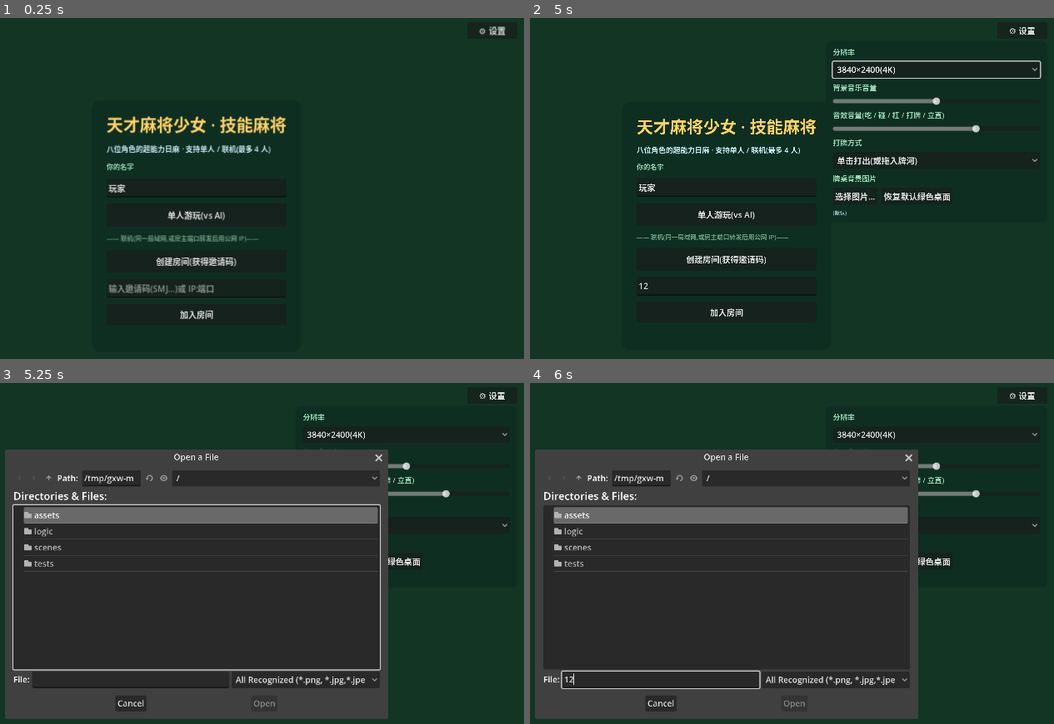
Above: before the commit, frames 1-4 (two rows, left to right).
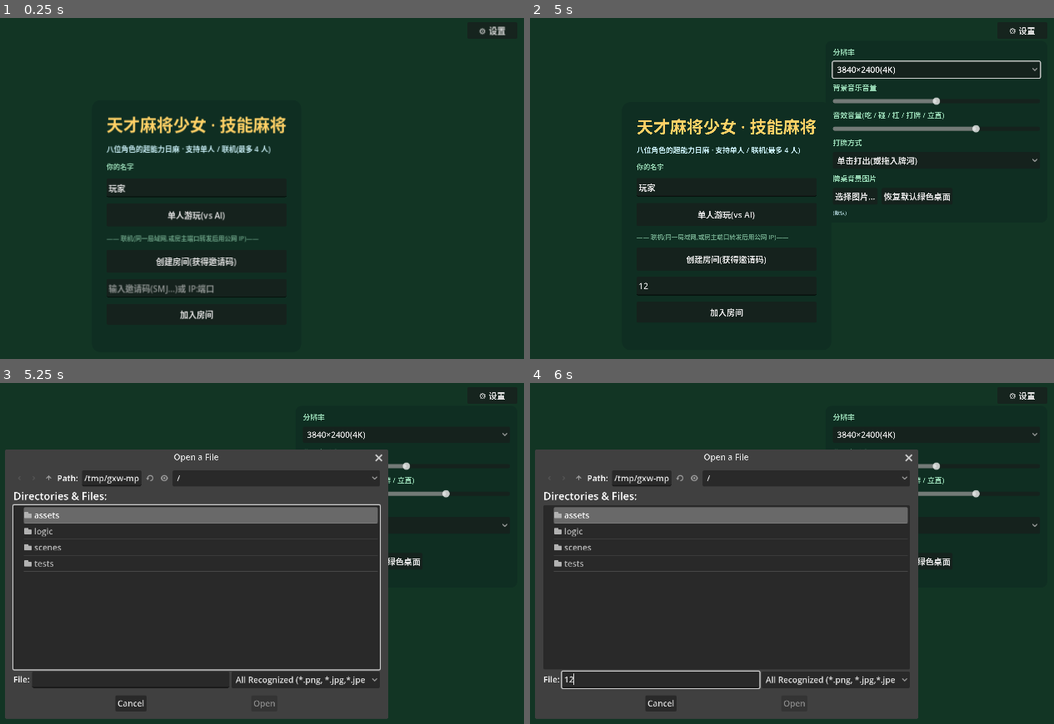
Above: after the commit, the same moments.

Repository: yfh349958021/saki-mahjong-godot
Game: Godot game, scene res://scenes/main.tscn
Same seed, same stepped clock (60 frames per second), same inputs: the game is played once before the commit and once after it.
Inputs (mouse positions are in pixels of both pictures, inside the frame that each line leads up to):
- Up to frame 1 (0.25 s): no input
- Up to frame 2 (5 s): click (729, 287) at 0.52 s; type "12" at 0.6 s; click "⚙ 设置" at 1.25 s; click "1280×800" at 2 s; click "单击打出(或拖入牌河)" at 2.75 s; click "3840×2400(4K)" at 3.5 s; click "单击打出(或拖入牌河)" at 4.25 s
- Up to frame 3 (5.25 s): click "选择图片…" at 5 s
- Up to frame 4 (6 s): click (661, 679) at 5.77 s; type "12" at 5.85 s

Frames 1-2 are identical in both runs. In frame 3, less than 0.1% of the frame differs, in the area x 25-35%, y 27-30%; in frame 4, less than 0.1%.

Commit message:
修复:其他家鸣牌副露不显示
- 根因:_layout_seat 残留旧版副露容器坐标(如右家 1150,430),
  与鸣牌渲染的新坐标叠加后整体被推出屏幕外(2302,526)
- 修复:_layout_seat 仅归零牌河容器,鸣牌位置统一由 _refresh_melds 按各家视角设置
- 新增 tests/meld_display_smoke.gd:碰/吃/明杠后副露控件渲染与位置断言

Diff:
--- a/main.gd
+++ b/main.gd
@@ -297,18 +297,8 @@
 
 ## 摆放某一方位的牌河/牌墙/副露/手牌。
 func _layout_seat(seat: int) -> void:
-	match SEAT_POS[seat]:
-		"bottom":
-			_river_grids[seat].position = Vector2(700, 560)
-			_meld_boxes[seat].position = Vector2(150, 716)
-		"right":
-			_river_grids[seat].position = Vector2(940, 300)
-			_meld_boxes[seat].position = Vector2(1150, 430)
-		"top":
-			_river_grids[seat].position = Vector2(560, 150)
-			_meld_boxes[seat].position = Vector2(920, 20)
-		"left":
-			_river_grids[seat].position = Vector2(190, 300)
+	# 牌河容器归零(子节点用全局坐标);鸣牌位置在 _refresh_melds 中设置
+	_river_grids[seat].position = Vector2.ZERO
 
 
 ## 座位徽章:风位 + 名字 + 分数 + 立直棒。
--- /dev/null
+++ b/tests/meld_display_smoke.gd
@@ -0,0 +1,35 @@
+extends SceneTree
+## 鸣牌副露显示测试:直接驱动碰/吃,验证副露控件渲染与位置。
+
+var main
+
+
+func _initialize() -> void:
+	main = load("res://main.gd").new()
+	root.add_child(main)
+	main._picked_skill = "saki"
+	main._start_game()
+	var table: MTable = main.table
+	# AI(座位1)碰 白
+	table.last_discard = {"seat": 0, "tile_id": MTile.parse("白")[0], "kind": MTile.HAKU}
+	table._do_pon(table.players[1])
+	main._refresh()
+	var b1: Control = main._meld_boxes[1]
+	print("[m1] 座位1碰后 melds=", table.players[1].melds.size(), " 控件=", b1.get_child_count(), " 位置=", b1.get_child(0).get_global_rect().position if b1.get_child_count() > 0 else "无")
+	# 上家(座位3)吃 一筒二筒三筒 中的 3m
+	table.last_discard = {"seat": 0, "tile_id": MTile.parse("3m")[0], "kind": 2}
+	table.players[3].hand = MTile.parse("1m2m456p789s白白")
+	table._do_chi(table.players[3], {"called": 2, "tiles": [MTile.parse("1m")[0], MTile.parse("2m")[0]], "low": 0})
+	main._refresh()
+	var b3: Control = main._meld_boxes[3]
+	print("[m2] 座位3吃后 melds=", table.players[3].melds.size(), " 控件=", b3.get_child_count())
+	for c in b3.get_children():
+		var cc := c as Control
+		print("   [m2] tile global=", cc.get_global_rect().position, " size=", cc.size)
+	# 下家(座位1)明杠 中
+	table.last_discard = {"seat": 0, "tile_id": MTile.parse("中")[0], "kind": MTile.CHUN}
+	table._do_daiminkan(table.players[1])
+	main._refresh()
+	var b1b: Control = main._meld_boxes[1]
+	print("[m3] 座位1杠后 melds=", table.players[1].melds.size(), " 控件=", b1b.get_child_count())
+	quit(0)
